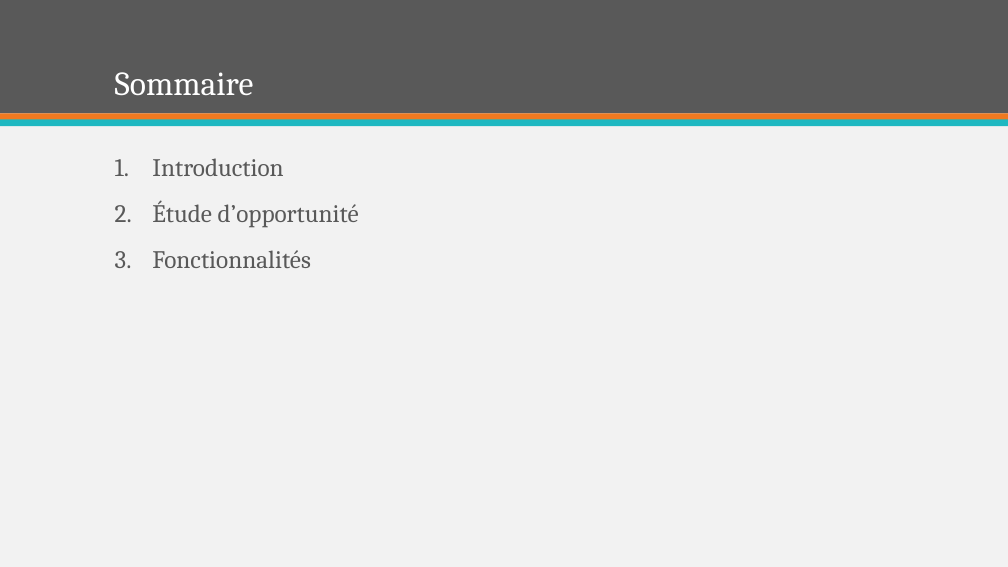
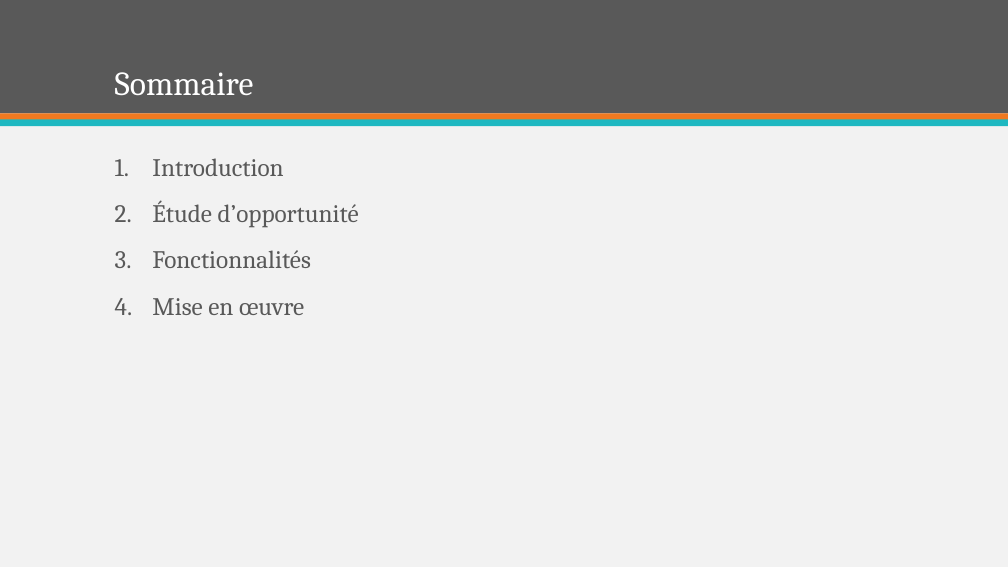
Before and after one commit to Benoris/TPI, a slide deck: slide 2 of Documentation/Orale/Présentation Furnigo.pptx. Drawn at 1008x567 pixels with LibreOffice and Linux fonts; fonts in the diff are those of the drawing. Boxes give left, top, right and bottom in pixels: in the first picture for what was removed or moved away, otherwise in the second. Text is boxed around its words. In the diff, an @@ line names an element or a change of style, - is before the commit and + after.

```diff
--- a/Documentation/Orale/Présentation Furnigo.pptx
+++ b/Documentation/Orale/Présentation Furnigo.pptx
@@ text at bbox=[152, 298, 304, 315]: paragraph added @@
+4. Mise en œuvre
```
Also in this commit, not shown: 1 other slide changed, 1 slide added.
